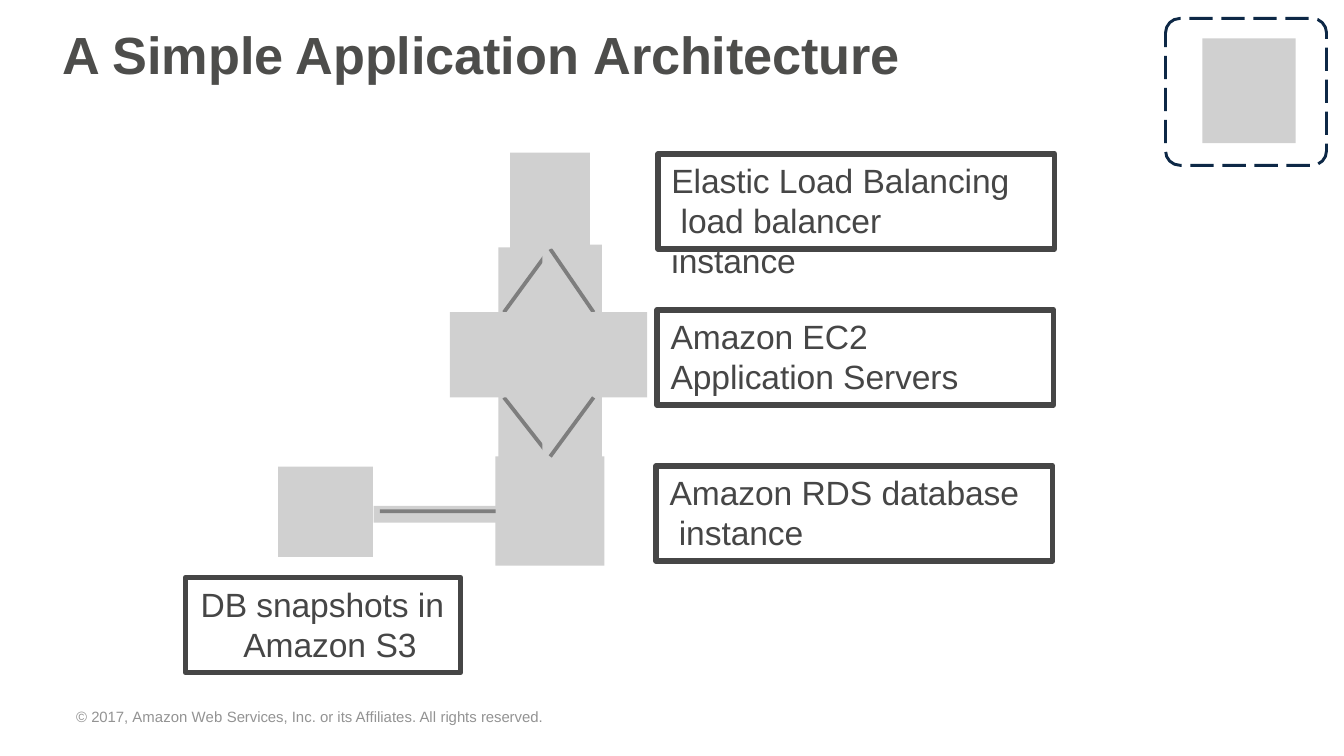
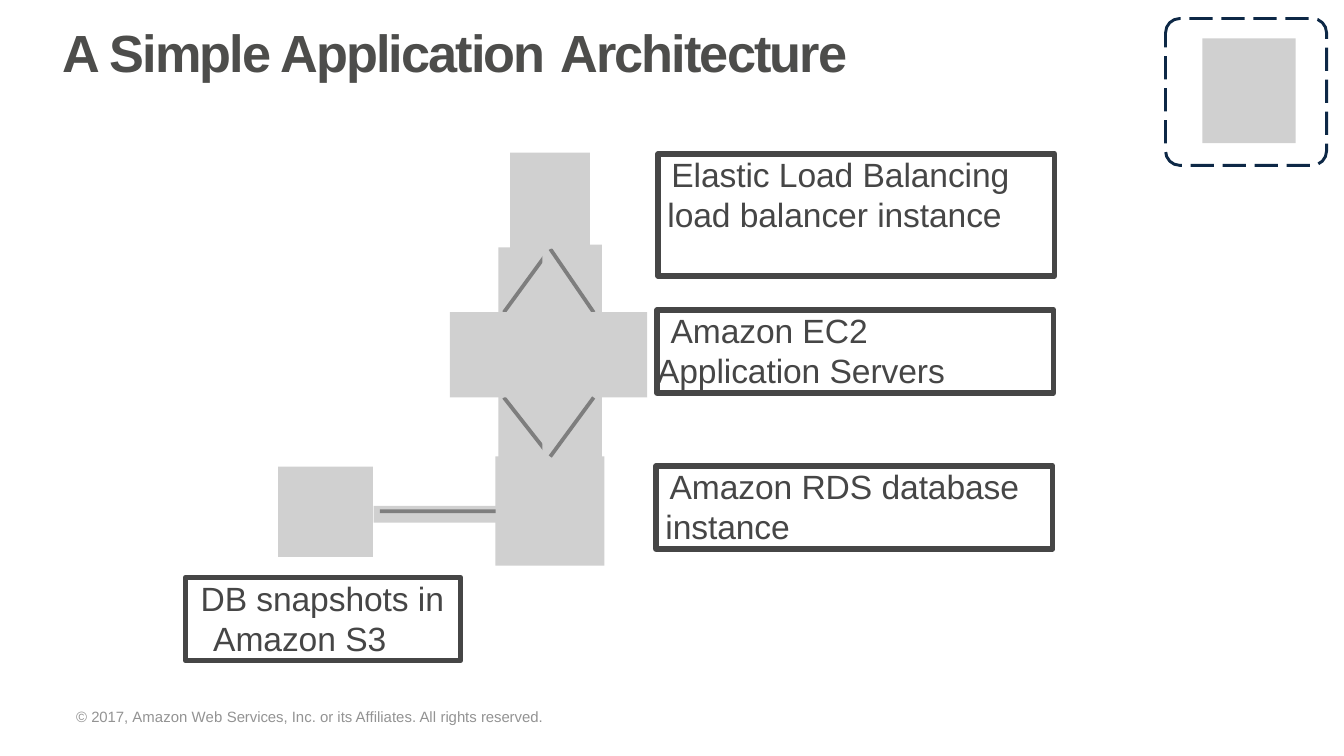
Before and after one commit to prkatta/dotraining, a slide deck: slide 91 of Session-18/AWS_Fundamentals.pptx (slide 92 before the commit). Drawn at 1344x756 pixels with LibreOffice and Linux fonts; fonts in the diff are those of the drawing; grey boxes stand for pictures; background and template pictures are left out. Boxes give left, top, right and bottom in pixels: in the first picture for what was removed or moved away, otherwise in the second. Text is boxed around its words. In the diff, an @@ line names an element or a change of style, - is before the commit and + after.

```diff
--- a/Session-18/AWS_Fundamentals.pptx
+++ b/Session-18/AWS_Fundamentals.pptx
@@ title "A Simple Application Architecture" at (x1=63, y1=34, x2=847, y2=82): letter spacing -0.1 to -1 pt; indent changed @@
@@ indent changed in 4 elements at (x1=656, y1=466, x2=1052, y2=550), (x1=657, y1=310, x2=1054, y2=394), (x1=185, y1=578, x2=461, y2=661), (x1=659, y1=155, x2=1055, y2=277) @@
@@ rectangle "Elastic Load Balancing load balancer ..." resized from (x1=659, y1=155, x2=1055, y2=250) to (x1=659, y1=155, x2=1055, y2=277) @@
@@ rectangle "Amazon EC2 Application Servers" resized from (x1=657, y1=310, x2=1054, y2=406) to (x1=657, y1=310, x2=1054, y2=394) @@
@@ rectangle "Amazon RDS database instance" resized from (x1=656, y1=466, x2=1052, y2=562) to (x1=656, y1=466, x2=1052, y2=550) @@
@@ rectangle "DB snapshots in Amazon S3" resized from (x1=185, y1=578, x2=461, y2=673) to (x1=185, y1=578, x2=461, y2=661) @@
```
Also in this commit, not shown: 120 other slides changed, 9 slides removed.
